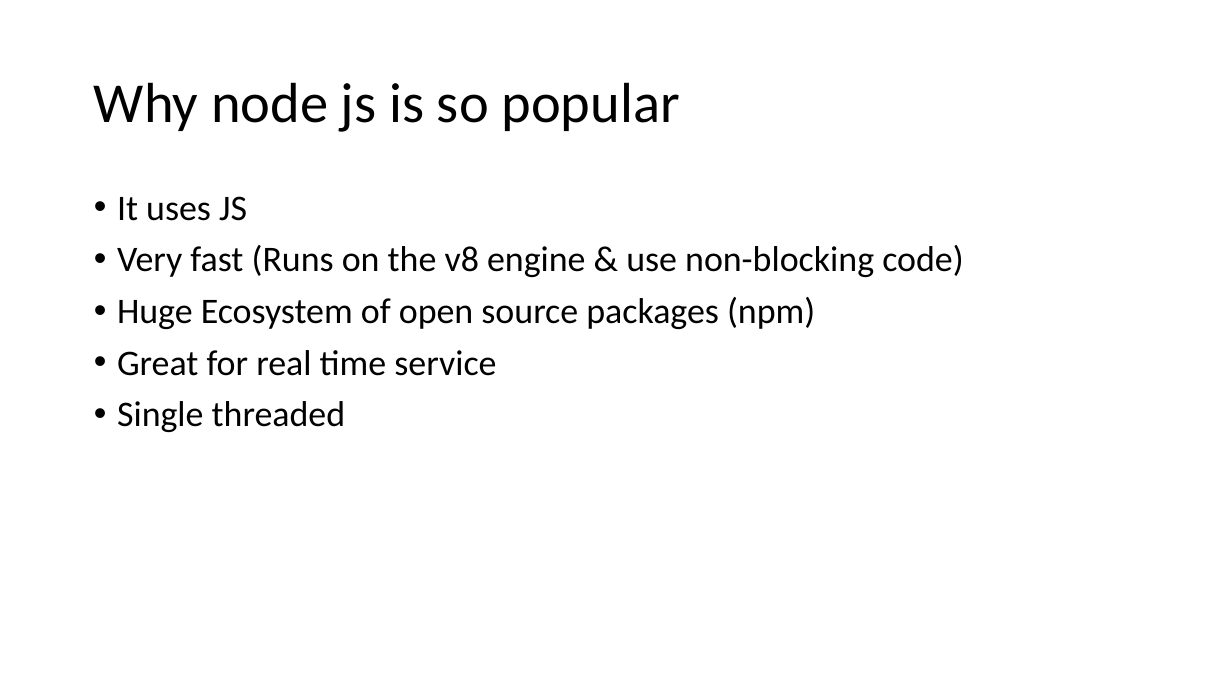
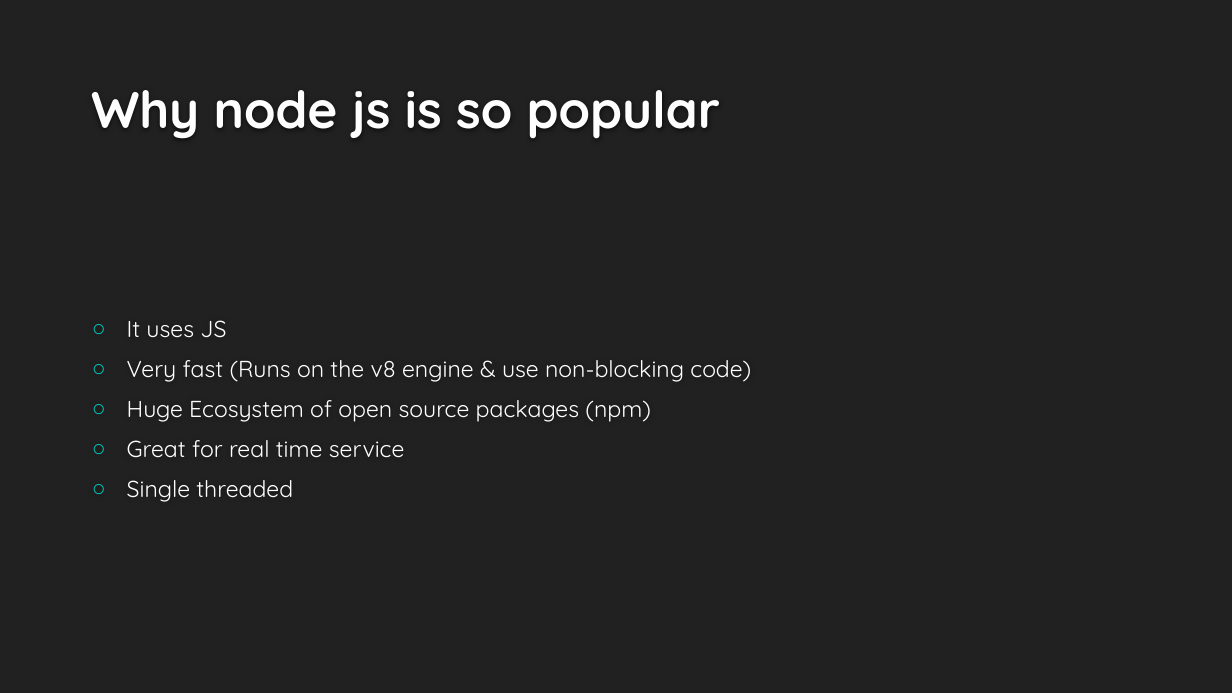
Before and after one commit to Prasundas99/Web-Development-Traning, a slide deck: slide 3 of 10.Node js/Node js.pptx. Drawn at 1232x693 pixels with LibreOffice and Linux fonts; fonts in the diff are those of the drawing; background and template pictures are left out. Boxes give left, top, right and bottom in pixels: in the first picture for what was removed or moved away, otherwise in the second. Text is boxed around its words. In the diff, an @@ line names an element or a change of style, - is before the commit and + after.

```diff
--- a/10.Node js/Node js.pptx
+++ b/10.Node js/Node js.pptx
@@ background #FFFFFF to #212121 @@
@@ title "Why node js is so ...": place and size @@
-title "Why node js is so ..." at box(94, 82, 680, 132)
+title "Why node js is so ..." at box(91, 90, 721, 139)
@@ title "Why node js is so ..." at box(91, 90, 721, 139): size 44 to 40 pt, font Calibri to Quicksand, text colour #000000 to #FEFEFE, bold on; line spacing 0.9 to 1; vertical alignment middle to bottom @@
@@ text "It uses JS": place and size @@
-text "It uses JS" at box(117, 196, 963, 432)
+text "It uses JS" at box(127, 320, 751, 502)
@@ text "It uses JS" at box(127, 320, 751, 502): size 28 to 18 pt, font Calibri to Quicksand, text colour #000000 to #FFFFFF; bullet • to ○; line spacing 0.9 to 1; vertical alignment top to middle @@
```
Also in this commit, not shown: 6 other slides changed, 2 slides added, 1 slide removed, 13 other files.
